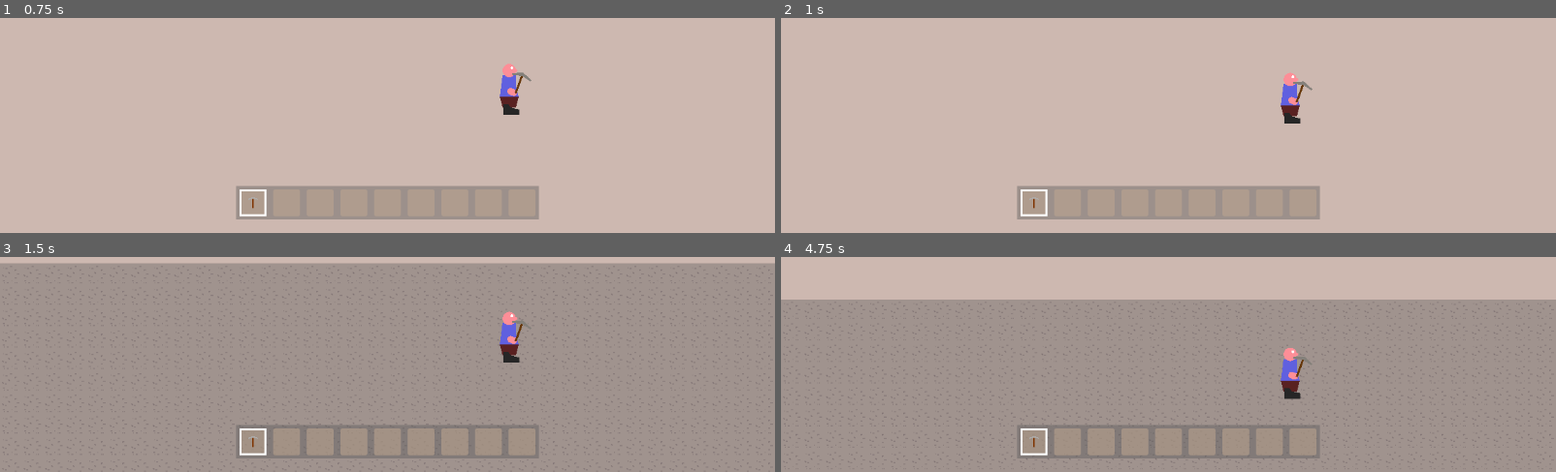
Above: before the commit, frames 1-4 (two rows, left to right).
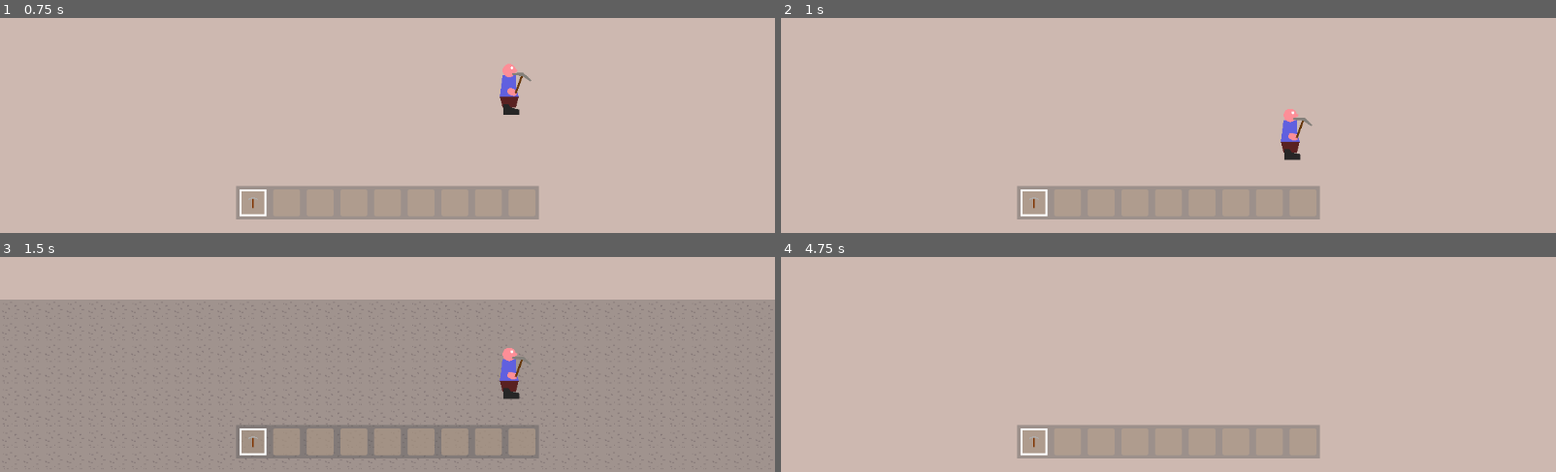
Above: after the commit, the same moments.

Repository: Griiimon/2D-Mining-Sandbox
Game: Godot game, scene res://scenes/game.tscn
The game is run twice, just before and just after one commit, with the same random seed, the same clock (stepped at 60 frames per second) and the same inputs.
Inputs (mouse positions are in pixels of both pictures, inside the frame that each line leads up to):
- Up to frame 1 (0.75 s): tap Enter at 0.5 s; move the mouse to (outside the picture) at 0.52 s; hold D (right) from 0.53 s (still down); tap X (drop_item) at 0.6 s; click (outside the picture) at 0.67 s
- Up to frame 2 (1 s): keep holding D (right); tap Up (jump) at 0.77 s
- Up to frame 3 (1.5 s): keep holding D (right); move the mouse to (232, 276) at 1.27 s; tap F (interact) at 1.35 s
- Up to frame 4 (4.75 s): tap Up (jump) at 1.52, 3.02, 3.77, 4.52 s; tap Space at 2, 3.5 s; move the mouse to (outside the picture) at 2.02 s; release D (right) at 2.03 s; hold A (left) 2.03-2.78 s; tap E (next_hotbar_item) at 2.1 s; tap Enter at 2.75, 4.25 s; move the mouse to (1129, 340) at 2.77 s; hold D (right) 2.78-4.28 s; tap Q (previous_hotbar_item) at 2.85 s; click (1129, 340) at 2.92 s; move the mouse to (1401, 319) at 3.52 s; tap X (drop_item) at 3.6 s; move the mouse to (outside the picture) at 4.27 s; hold A (left) from 4.28 s (still down); tap F (interact) at 4.35 s

Frame 1 is identical in both runs. In frame 2, 0.9% of the frame differs, in the area x 64-69%, y 25-67%; in frame 3, 18%; in frame 4, 76%, in the area x 0-100%, y 19-100%.

Commit message:
Update game.tscn

Diff:
--- a/scenes/game.tscn
+++ b/scenes/game.tscn
@@ -26,8 +26,9 @@
 chunks = NodePath("Chunks")
 generator = ExtResource("5_0fwwb")
 
-[node name="Chunk Updater" type="Node" parent="World"]
+[node name="Chunk Updater" type="Node" parent="World" node_paths=PackedStringArray("chunk_viewer")]
 script = ExtResource("5_h7gee")
+chunk_viewer = NodePath("../../Camera2D")
 
 [node name="Update Timer" type="Timer" parent="World/Chunk Updater"]
 autostart = true
@@ -42,5 +43,6 @@
 script = ExtResource("5_jn5ho")
 follow_node = NodePath("../Player")
 free_cam = true
+speed = 1000.0
 
 [connection signal="timeout" from="World/Chunk Updater/Update Timer" to="World/Chunk Updater" method="_on_update_timer_timeout"]
